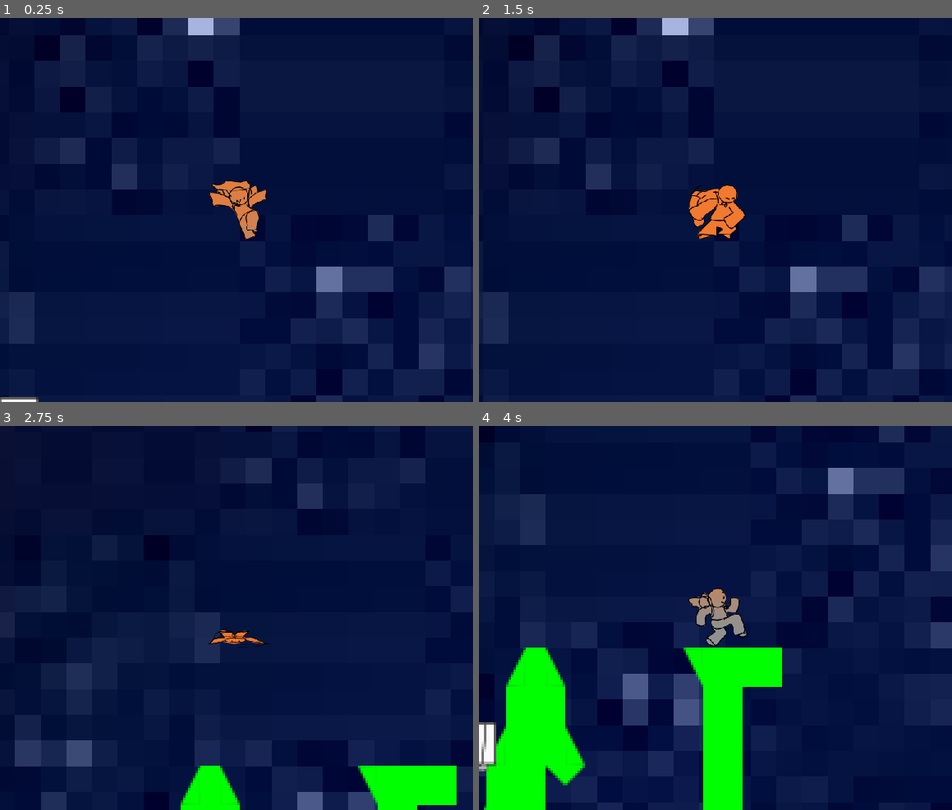
Above: before the commit, frames 1-4 (two rows, left to right).
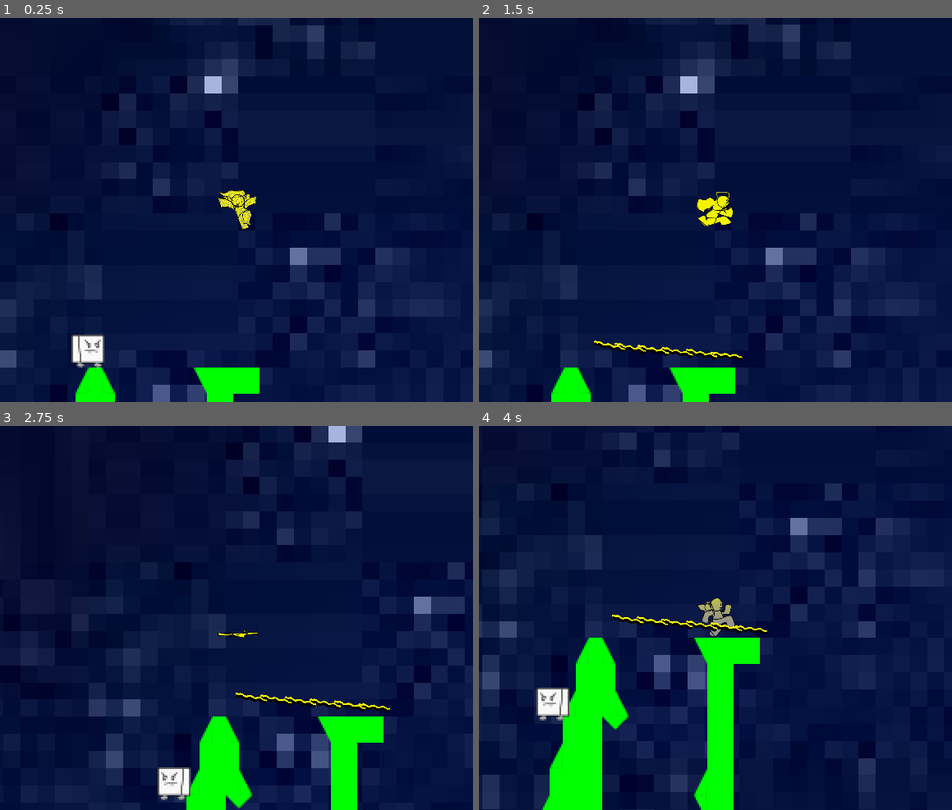
Above: after the commit, the same moments.

Repository: Sethoods/Tie-Dye
Game: Godot game, scene res://scenes/mylevel.tscn
The game is run twice, just before and just after one commit, with the same random seed, the same clock (stepped at 60 frames per second) and the same inputs.
Inputs:
- Up to frame 1 (0.25 s): no input
- Up to frame 2 (1.5 s): hold Down (crouch) 0.53-1.28 s; hold Right (move_right) from 0.53 s (still down); tap Space (jump) at 0.77, 1.07 s; tap Shift (shoot) at 0.8, 1.35 s
- Up to frame 3 (2.75 s): tap Space (jump) at 1.52, 1.55, 1.82, 2.1 s; release Right (move_right) at 2.03 s; hold Left (move_left) from 2.03 s (still down); hold Down (crouch) from 2.03 s (still down)
- Up to frame 4 (4 s): release Left (move_left) at 2.78 s; release Down (crouch) at 2.78 s; hold Right (move_right) from 2.78 s (still down); tap Down (crouch) at 2.85 s; tap Space (jump) at 3.02, 3.32, 3.77, 3.8 s; tap Shift (shoot) at 3.05 s; hold Shift (shoot) from 3.53 s (still down)

The runs differ from the first frame. In frame 1, 11% of the frame differs, in the area x 0-100%, y 0-100%; in frame 2, 11%; in frame 3, 13%; in frame 4, 22%.

Commit message:
0.2.3
>: (

Diff:
--- a/untitled-new-/icon.svg
+++ /dev/null
@@ -1 +0,0 @@
-<svg xmlns="http://www.w3.org/2000/svg" width="128" height="128"><rect width="124" height="124" x="2" y="2" fill="#363d52" stroke="#212532" stroke-width="4" rx="14"/><g fill="#fff" transform="translate(12.322 12.322)scale(.101)"><path d="M105 673v33q407 354 814 0v-33z"/><path fill="#478cbf" d="m105 673 152 14q12 1 15 14l4 67 132 10 8-61q2-11 15-15h162q13 4 15 15l8 61 132-10 4-67q3-13 15-14l152-14V427q30-39 56-81-35-59-83-108-43 20-82 47-40-37-88-64 7-51 8-102-59-28-123-42-26 43-46 89-49-7-98 0-20-46-46-89-64 14-123 42 1 51 8 102-48 27-88 64-39-27-82-47-48 49-83 108 26 42 56 81zm0 33v39c0 276 813 276 814 0v-39l-134 12-5 69q-2 10-14 13l-162 11q-12 0-16-11l-10-65H446l-10 65q-4 11-16 11l-162-11q-12-3-14-13l-5-69z"/><path d="M483 600c0 34 58 34 58 0v-86c0-34-58-34-58 0z"/><circle cx="725" cy="526" r="90"/><circle cx="299" cy="526" r="90"/></g><g fill="#414042" transform="translate(12.322 12.322)scale(.101)"><circle cx="307" cy="532" r="60"/><circle cx="717" cy="532" r="60"/></g></svg>
--- a/untitled-new-/project.godot
+++ b/untitled-new-/project.godot
@@ -17,7 +17,6 @@
 config/name="TieDye"
 run/main_scene="uid://b5lmxcbpp3eaa"
 config/features=PackedStringArray("4.5", "GL Compatibility")
-config/icon="res://icon.svg"
 
 [display]
 
--- a/untitled-new-/scenes/boksy.tscn
+++ b/untitled-new-/scenes/boksy.tscn
@@ -28,6 +28,7 @@
 
 [node name="boksy" type="CharacterBody2D" groups=["Enemies"]]
 collision_layer = 4
+collision_mask = 3
 script = ExtResource("1_u7pnd")
 
 [node name="AnimatedSprite2D" type="AnimatedSprite2D" parent="."]
@@ -65,3 +66,4 @@
 
 [connection signal="area_entered" from="EvP collision" to="." method="_on_ev_p_collision_area_entered"]
 [connection signal="area_entered" from="AOE" to="." method="_on_aoe_area_entered"]
+[connection signal="area_exited" from="AOE" to="." method="_on_aoe_area_exited"]
--- a/untitled-new-/scenes/mylevel.tscn
+++ b/untitled-new-/scenes/mylevel.tscn
@@ -1,10 +1,11 @@
-[gd_scene load_steps=7 format=3 uid="uid://b5lmxcbpp3eaa"]
+[gd_scene load_steps=8 format=3 uid="uid://b5lmxcbpp3eaa"]
 
 [ext_resource type="Script" uid="uid://bdgfrks46g5gq" path="res://scripts/mylevel.gd" id="1_ihyw0"]
 [ext_resource type="PackedScene" uid="uid://dkiwy771wd18a" path="res://scenes/terrain1.tscn" id="1_ybe71"]
 [ext_resource type="Texture2D" uid="uid://bspxivwgoryxv" path="res://art/placeholder bg.jpg" id="2_dtrk2"]
 [ext_resource type="PackedScene" uid="uid://c788sfrv8kllu" path="res://scenes/p1.tscn" id="2_ihyw0"]
 [ext_resource type="PackedScene" uid="uid://d32tobrlt6vxl" path="res://scenes/boksy.tscn" id="5_51dsx"]
+[ext_resource type="PackedScene" uid="uid://cvdwor2xn3ob0" path="res://scenes/scissor.tscn" id="7_dwnpp"]
 [ext_resource type="PackedScene" uid="uid://cl1ugtq6tyfj0" path="res://scenes/frozemed.tscn" id="7_lbssl"]
 
 [node name="mylevel" type="Node2D"]
@@ -57,3 +58,17 @@
 
 [node name="boksy2" parent="." instance=ExtResource("5_51dsx")]
 position = Vector2(503, -855)
+
+[node name="StaticBody2D" parent="." instance=ExtResource("7_dwnpp")]
+position = Vector2(-470, -341)
+
+[node name="StaticBody2D2" parent="." instance=ExtResource("7_dwnpp")]
+position = Vector2(481, -307)
+
+[node name="StaticBody2D3" parent="." instance=ExtResource("7_dwnpp")]
+position = Vector2(1185, -552)
+start_angle = 180.0
+
+[node name="StaticBody2D4" parent="." instance=ExtResource("7_dwnpp")]
+position = Vector2(-529, 38)
+start_angle = 90.0
--- a/untitled-new-/scenes/p1.tscn
+++ b/untitled-new-/scenes/p1.tscn
@@ -318,10 +318,31 @@
 }, {
 "duration": 1.0,
 "texture": SubResource("AtlasTexture_mlw80")
-}],
-"loop": true,
+}, {
+"duration": 1.0,
+"texture": SubResource("AtlasTexture_pf7aa")
+}, {
+"duration": 1.0,
+"texture": SubResource("AtlasTexture_1li74")
+}, {
+"duration": 1.0,
+"texture": SubResource("AtlasTexture_aslb7")
+}, {
+"duration": 1.0,
+"texture": SubResource("AtlasTexture_mlw80")
+}, {
+"duration": 1.0,
+"texture": SubResource("AtlasTexture_pf7aa")
+}, {
+"duration": 1.0,
+"texture": SubResource("AtlasTexture_1li74")
+}, {
+"duration": 1.0,
+"texture": SubResource("AtlasTexture_aslb7")
+}],
+"loop": false,
 "name": &"movethrow",
-"speed": 12.0
+"speed": 6.0
 }, {
 "frames": [{
 "duration": 4.0,
@@ -475,16 +496,16 @@
 
 [node name="Camera2D" type="Camera2D" parent="."]
 position = Vector2(-1, 0)
-zoom = Vector2(3, 3)
+zoom = Vector2(2, 2)
 
 [node name="AnimatedSprite2D" type="AnimatedSprite2D" parent="."]
 material = SubResource("ShaderMaterial_m01ht")
 position = Vector2(0, -0.25000012)
 scale = Vector2(0.25, 0.24499999)
 sprite_frames = SubResource("SpriteFrames_m008u")
-animation = &"swipe"
+animation = &"movethrow"
 autoplay = "default"
-frame = 4
+frame = 10
 frame_progress = 1.0
 
 [node name="Marker2D" type="Marker2D" parent="."]
--- /dev/null
+++ b/untitled-new-/scenes/particle.gd
@@ -0,0 +1,11 @@
+extends Sprite2D
+
+var fan
+# Called when the node enters the scene tree for the first time.
+func _ready() -> void:
+	pass # Replace with function body.
+
+
+# Called every frame. 'delta' is the elapsed time since the previous frame.
+func _process(delta: float) -> void:
+	position += -(fan.get_node("RayCast2D").target_position * 2 * delta)
--- /dev/null
+++ b/untitled-new-/scenes/particle.tscn
@@ -0,0 +1,13 @@
+[gd_scene load_steps=4 format=3 uid="uid://bhmgl655l8n6n"]
+
+[ext_resource type="Texture2D" uid="uid://c2cfib8r3qflr" path="res://art/level elements V1.png" id="1_jw3tu"]
+[ext_resource type="Script" uid="uid://bmwkfm6t4qd2v" path="res://scenes/particle.gd" id="2_y25om"]
+
+[sub_resource type="AtlasTexture" id="AtlasTexture_y25om"]
+atlas = ExtResource("1_jw3tu")
+region = Rect2(576, 0, 64, 64)
+
+[node name="Particle" type="Sprite2D"]
+scale = Vector2(0.05, 0.05)
+texture = SubResource("AtlasTexture_y25om")
+script = ExtResource("2_y25om")
--- /dev/null
+++ b/untitled-new-/scenes/scissor.tscn
@@ -0,0 +1,35 @@
+[gd_scene load_steps=6 format=3 uid="uid://cvdwor2xn3ob0"]
+
+[ext_resource type="Script" uid="uid://ml52roaikgk0" path="res://scripts/scissor.gd" id="1_j3cs6"]
+[ext_resource type="Texture2D" uid="uid://c2cfib8r3qflr" path="res://art/level elements V1.png" id="2_sx31p"]
+
+[sub_resource type="AtlasTexture" id="AtlasTexture_8yypt"]
+atlas = ExtResource("2_sx31p")
+region = Rect2(128, 0, 64, 192)
+
+[sub_resource type="CapsuleShape2D" id="CapsuleShape2D_j3cs6"]
+radius = 18.0
+height = 56.0
+
+[sub_resource type="RectangleShape2D" id="RectangleShape2D_sx31p"]
+size = Vector2(16, 144)
+
+[node name="StaticBody2D" type="StaticBody2D"]
+scale = Vector2(0.36, 0.36)
+script = ExtResource("1_j3cs6")
+
+[node name="Sprite2D" type="Sprite2D" parent="."]
+position = Vector2(2, -65)
+texture = SubResource("AtlasTexture_8yypt")
+
+[node name="CollisionShape2D" type="CollisionShape2D" parent="."]
+shape = SubResource("CapsuleShape2D_j3cs6")
+
+[node name="Area2D" type="Area2D" parent="."]
+position = Vector2(8.000001, -78.00001)
+scale = Vector2(1.0000001, 1.0000001)
+
+[node name="CollisionShape2D2" type="CollisionShape2D" parent="Area2D"]
+position = Vector2(-4.7683716e-07, 7.6293945e-06)
+scale = Vector2(0.99999994, 0.99999994)
+shape = SubResource("RectangleShape2D_sx31p")
--- /dev/null
+++ b/untitled-new-/scenes/tempenemspawn.tscn
@@ -0,0 +1,39 @@
+[gd_scene load_steps=6 format=3 uid="uid://b2df6ebuc6e6e"]
+
+[ext_resource type="Script" uid="uid://d1kact1qupu6v" path="res://scripts/paintbucket.gd" id="1_leg5h"]
+[ext_resource type="Texture2D" uid="uid://c2cfib8r3qflr" path="res://art/level elements V1.png" id="2_eblgs"]
+
+[sub_resource type="AtlasTexture" id="AtlasTexture_r7i4k"]
+atlas = ExtResource("2_eblgs")
+region = Rect2(64, 192, 64, 64)
+
+[sub_resource type="RectangleShape2D" id="RectangleShape2D_jvus3"]
+size = Vector2(11.5, 14)
+
+[sub_resource type="RectangleShape2D" id="RectangleShape2D_md726"]
+size = Vector2(10, 19)
+
+[node name="StaticBody2D" type="StaticBody2D"]
+script = ExtResource("1_leg5h")
+
+[node name="Sprite2D" type="Sprite2D" parent="."]
+scale = Vector2(0.25, 0.25)
+texture = SubResource("AtlasTexture_r7i4k")
+
+[node name="CollisionShape2D" type="CollisionShape2D" parent="."]
+position = Vector2(0.25, 1)
+shape = SubResource("RectangleShape2D_jvus3")
+
+[node name="Timer" type="Timer" parent="."]
+one_shot = true
+
+[node name="Area2D" type="Area2D" parent="." groups=["Paint Buckets"]]
+collision_layer = 2
+collision_mask = 0
+monitoring = false
+
+[node name="CollisionShape2D" type="CollisionShape2D" parent="Area2D"]
+position = Vector2(0, 0.5)
+shape = SubResource("RectangleShape2D_md726")
+
+[connection signal="timeout" from="Timer" to="." method="_on_timer_timeout"]
--- a/untitled-new-/scripts/boksy.gd
+++ b/untitled-new-/scripts/boksy.gd
@@ -14,6 +14,8 @@
 @export var frozen = preload("res://scenes/frozemed.tscn")
 var effect_temp = preload("res://art/lightningfekt ph.png")
 var time_extant = 0
+var cast
+var wind_pushing := false
 
 func shock(numero: int, original_pos: Vector2):
 	if numero > 3:
@@ -62,6 +64,13 @@
 	stun_timer = 50
 	velocity = Vector2.ZERO
 
+func  wind_state(state: bool, delta):
+	if state == true:
+		velocity.y += -30*cast.target_position.y*delta
+		velocity.x += -10*cast.target_position.x*delta
+	if state == false:
+		pass
+
 func _physics_process(delta: float) -> void:
 	time_extant += delta
 	if health <= 0:
@@ -70,8 +79,11 @@
 	floor_max_angle=PI/2.1
 
 	velocity.y += get_gravity().y * delta
+	wind_state(wind_pushing, delta)
+
 	if stunned == false:
 		velocity.x = speed * direction
+
 
 		var ahead_cell = tilemap.local_to_map(global_position + Vector2(direction * 8, 0))
 
@@ -173,4 +185,13 @@
 		boksy.shock(shocks + 1, position)
 		$AOE.set_deferred("monitoring", false)
 		await  get_tree().create_timer(0.1).timeout
+	elif area.is_in_group("Fans"):
+		cast = area.get_node("RayCast2D") as RayCast2D
+		wind_pushing = true
+
 		#print("chain ", boksy.name)
+
+
+func _on_aoe_area_exited(area: Area2D) -> void:
+	if area.is_in_group("Fans"):
+		wind_pushing = false
--- a/untitled-new-/scripts/fan.gd
+++ b/untitled-new-/scripts/fan.gd
@@ -1,5 +1,25 @@
 extends Area2D
+
+@export var fan_particle = preload("res://scenes/particle.tscn")
+var timer : float
+var player : CharacterBody2D
 
 func direct(dir: Vector2i):
 	rotation = atan2(dir.x, -dir.y)
 	$RayCast2D.target_position = 50*Vector2(-dir.x, -dir.y)
+
+func _ready() -> void:
+	player = get_parent().get_parent().get_node("player")
+
+func _process(delta: float) -> void:
+	timer += delta
+	if fmod(timer, 10*delta)  <= 0.025 and player.position.x - position.x <= 125 and player.position.x - position.x >= -125:
+		var particle = fan_particle.instantiate()
+		get_parent().add_child(particle)
+		particle.fan = self
+		if $RayCast2D.target_position.normalized() == Vector2.UP or $RayCast2D.target_position.normalized() == Vector2.DOWN:
+			particle.global_position = Vector2(position.x+ randi_range(-30, 30), position.y)
+		else:
+			particle.global_position = Vector2(position.x, position.y+ randi_range(-30, 30))
+		await get_tree().create_timer(1).timeout
+		particle.queue_free()
--- a/untitled-new-/scripts/p_1.gd
+++ b/untitled-new-/scripts/p_1.gd
@@ -38,7 +38,7 @@
 var shoot_timer : float = 0.0
 
 var primary_dye : int = DYES["METAL"]
-var secondary_dye : int = DYES["COMBAT"]
+var secondary_dye : int = DYES["ELECTRIC"]
 var proj_charge : float = 0.0
 
 var is_hurt : bool = false
@@ -51,6 +51,7 @@
 var is_gravity : bool = true
 var wind_pushing : bool = false
 var cast : RayCast2D
+var wire_array : Array
 
 
 func colorate(current_dye: Array):
@@ -258,10 +259,13 @@
 
 func shoot():
 	var player_proj = proj_scene.instantiate()
+	if primary_dye == 3 and secondary_dye == 10 or primary_dye == 10 and secondary_dye == 3:
+		wire_array.append(player_proj)
 	player_proj.player = self
 	player_proj.charge = proj_charge
 	get_parent().add_child(player_proj)
 	player_proj.global_position = $Marker2D.global_position
+
 
 func _on_pv_e_collision_area_entered(area: Area2D) -> void:
 	if area.is_in_group("Enemy Hitboxes"):
@@ -318,7 +322,7 @@
 		wind_pushing = false
 
 func climb_state(state: bool):
-	if state == true and Input.is_action_pressed("up") or Input.is_action_pressed("crouch") and not has_djumped and not is_wheel:
+	if state == true and Input.is_action_pressed("up")  and not has_djumped and not is_wheel or Input.is_action_pressed("crouch") and not has_djumped and not is_wheel:
 		is_climbing = true
 	if state == false:
 		is_climbing = false
@@ -472,6 +476,8 @@
 			shoot_timer = 0
 
 	if Input.is_action_just_pressed("shoot") and not rolling and shoot_timer <= 0 and not is_hurt and not has_djumped:
+		wire_array = Array()
+
 		if is_wheel:
 			is_wheel = not is_wheel
 		else:
@@ -479,9 +485,9 @@
 			var current_dye = [primary_dye, secondary_dye]
 			match current_dye:
 				[0, 0], [1, 0], [3,0], [4,0], [5,0], [6,0], [7,0]:
-					SHOOT_DELAY = 0.25
+					SHOOT_DELAY = 0.35
 					$ProjDelay.wait_time = SHOOT_DELAY*0.15
-				[1,4], [4,1], [1,6], [6,1]:
+				[1, 4], [4, 1], [1, 6], [6, 1]:
 					SHOOT_DELAY = 0.125
 					$ProjDelay.wait_time = SHOOT_DELAY*0.5
 				[2, 0], [8,0]:
@@ -493,6 +499,9 @@
 				[2,10],[10,2]:
 					SHOOT_DELAY = 0.5
 					$ProjDelay.wait_time = SHOOT_DELAY*0.3
+				[3, 10], [10, 3]:
+					SHOOT_DELAY = 1
+					$ProjDelay.wait_time = SHOOT_DELAY*0.001
 				_:
 					SHOOT_DELAY = 0.25
 					$ProjDelay.wait_time = SHOOT_DELAY*0.15
@@ -520,7 +529,6 @@
 					while Input.is_action_pressed("shoot"):
 						$ProjDelay.start()
 						await get_tree().create_timer(0.075).timeout
-
 				[1,6],[6,1]:
 					proj_charge = 1
 					while Input.is_action_pressed("shoot") and proj_charge <= 15:
@@ -535,6 +543,11 @@
 						velocity.y = 300
 					elif Input.is_action_pressed("up"):
 						velocity.y = -300
+				[3,10],[10,3]:
+					for j in range(6):
+						$ProjDelay.start()
+						await get_tree().create_timer(0.001).timeout
+						#print("looped", j ,"times")
 				_:
 					$ProjDelay.start()
 
@@ -571,6 +584,7 @@
 	move_and_slide()
 
 func _on_proj_delay_timeout() -> void:
+		#print("made proj")
 		#var current_dye = [primary_dye, secondary_dye]
 		shoot()
 		$ProjDelay.stop()
--- a/untitled-new-/scripts/proj_scripts/paper.gd
+++ b/untitled-new-/scripts/proj_scripts/paper.gd
@@ -162,6 +162,16 @@
 			velocity.x *= 2
 			if player.proj_dir[0] == 0:
 				velocity.x = 200
+		"310","103":
+			can_spin = false
+			is_shocking = true
+			$ProjSprite.rotation += 30
+			$CollisionShape2D.rotation += 90
+			velocity.x += randf_range(-100,100)
+			velocity.y += randf_range(-100,100)
+			$PaperRay.enabled = true
+			$PaperRay.target_position = Vector2(0, 10)
+			$Timer.start(8)
 		"40":
 			is_gravity = false
 			velocity.x /= 1.2
@@ -262,12 +272,13 @@
 			else:
 				player.velocity = Vector2.ZERO
 		"15", "51":
+			var randii = randf_range(1,10)
 			if $Timer.time_left > 0.5:
-				scale.y += 5*delta
-			else:
-				scale.y -= 2*delta
+				scale.y += (5+randii)*delta
+			else:
+				scale.y -= (2+randii)*delta
 			scale.x += delta
-			velocity.x = move_toward(velocity.x, 0, 50*delta)
+			velocity.x = move_toward(velocity.x, 0, 60*delta)
 		"16", "61":
 			velocity.x = move_toward(velocity.x, 0, 50*delta)
 			velocity.y -= 30*delta
@@ -304,6 +315,24 @@
 			spin_timer += delta
 			var osc = 15*cos(35*(spin_timer))
 			position.y += osc
+		"310","103":
+			var wirearray = player.wire_array as Array
+			var wid = wirearray.find(self)
+			$PaperRay.target_position= Vector2.DOWN*15
+			if  wid-1 >= 0 and wirearray.get(wid-1) != wirearray[wirearray.size()-1]:
+				var ahead_wire = wirearray[wid-1]
+				if not ahead_wire == null:
+					rotation = atan2(ahead_wire.position.y - position.y ,ahead_wire.position.x - position.x)
+					if base_velocity.x >= 0:
+						position.x =  lerp(position.x,ahead_wire.position.x - 15 ,delta*10)
+					else:
+						position.x = lerp(position.x, ahead_wire.position.x + 15,delta*10)
+					position.y = lerp(position.y, ahead_wire.position.y, delta*50) -1
+			if $PaperRay.is_colliding():
+				is_gravity = false
+				velocity = Vector2.ZERO
+				position.y = lerpf(position.y, $PaperRay.get_collision_point().y -5 , delta)
+
 		"40":
 			if base_velocity.x >= 0:
 				velocity.x -= delta*200
@@ -414,7 +443,7 @@
 func _on_body_entered(body: Node2D) -> void:
 	if body is TileMapLayer:
 		match id:
-			"20","210","102" ,"30","13","31","15","51","16","61","17","71","50","80","90", "100", "B0":
+			"20","210","102" ,"30","13","31","310","103","15","51","16","61","17","71","50","80","90", "100", "B0":
 				return
 			"14","41":
 				child_proj("B0")
--- /dev/null
+++ b/untitled-new-/scripts/scissor.gd
@@ -0,0 +1,13 @@
+extends StaticBody2D
+
+@export var start_angle: float
+var timer : float
+# Called when the node enters the scene tree for the first time.
+func _ready() -> void:
+	rotation += start_angle
+
+
+# Called every frame. 'delta' is the elapsed time since the previous frame.
+func _process(delta: float) -> void:
+	timer += delta
+	rotation = 3*sin(timer)+start_angle
Binary file changed: untitled-new-/art/TieDye Projectiles V1.png
Binary file changed: untitled-new-/art/level elements V1.png
Not shown, removed: untitled-new-/icon.svg.import
Not shown, added: untitled-new-/scenes/particle.gd.uid
Not shown, added: untitled-new-/scripts/scissor.gd.uid
